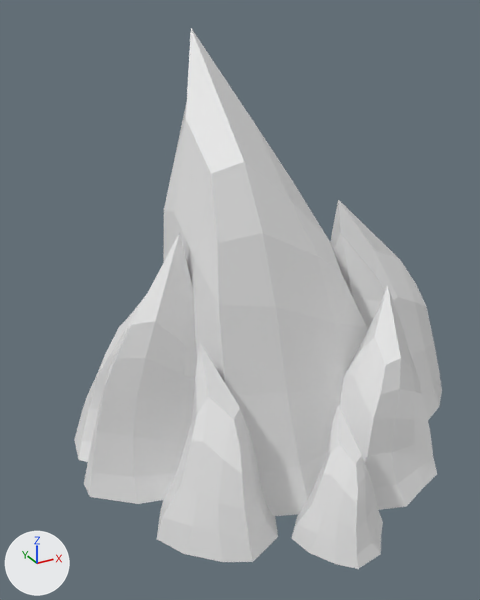
One commit to the FBX model Assets/FBX/VFX/IceParticles/IceParticles.fbx: the scene before it, then after it.
Rendered twice from a 50 mm lens placed at (-1.21, -2.11, 1.59), pointed at (-0.14, -0.16, 0.61). Lighting does not change. The marker at lower left points along +X, +Y and +Z.
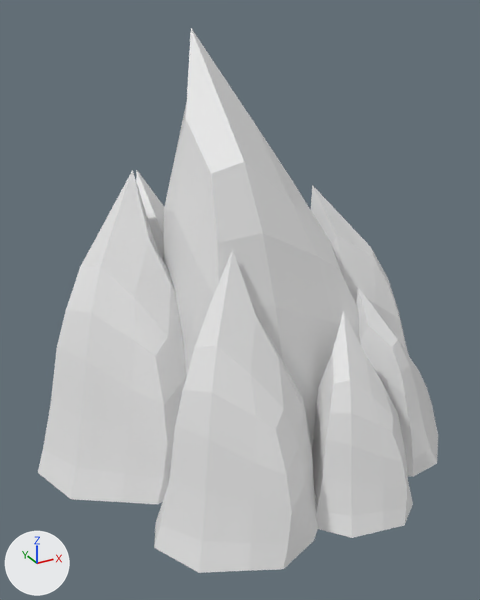
What changed in the scene script:
```text
Change me_cube_005:
    used by ob_cube_004; location = (0.0, 0.0, 0.0); rotation_euler = (1.571, 0.0, 0.0), in degrees (90, 0, 0); scale = (0.01, 0.01, 0.01)
    remove me_cube_005.from_pydata(...)  # 544 vertices, 528 faces; spans x -77.0..86.0, y -3.0..153.0, z -61.0..92.0
    add me_cube_005.from_pydata(...)  # 544 vertices, 528 faces; spans x -173.0..47.0, y 0.0..242.0, z -186.0..65.0
    me_cube_005 part 1: the loose piece of 68 vertices spanning x -48.0..47.0, y 0.0..153.0, z -28.0..65.0 is turned -60.9 degrees about the y axis through its middle and scaled by 1.59, then moved by (-56.0, 45.0, -65.0)
    me_cube_005 part 2: 476 of 544 vertices moved; they spanned x -77.0..86.0, y -3.0..90.0, z -61.0..92.0 and now span x -173.0..47.0, y 0.0..166.0, z -186.0..65.0; mean shift (-52.0, 22.0, -66.0); largest move (4.0, -1.0, 72.0) -> (-97.0, 0.0, -186.0)
Change ob_cube_004:
    ob_cube_004.location: (0.0, 0.0, 0.0) -> (0.422, -0.013, 0.0)
    ob_cube_004.rotation_euler: (1.571, 0.0, 0.0) -> (1.571, 0.0, 1.062)  # degrees (90, 0, 0) -> degrees (90, 0, 61)
    ob_cube_004.scale: (0.01, 0.01, 0.01) -> (0.0063, 0.0063, 0.0063)
```

What differs and where, as boxes [x1, y1, x2, y2] in the pictures (480 x 600 px; the box of a moved part takes in the faces that stretch with it):
'Cube.004', reshaped, moved, turned, rescaled: before [74, 28, 442, 569]; after [38, 28, 438, 573]
part 1 of me_cube_005, moved or reshaped: before [163, 28, 368, 516]; after [163, 28, 360, 447]
part 2 of me_cube_005, moved or reshaped: before [74, 200, 442, 569]; after [38, 170, 438, 573]
